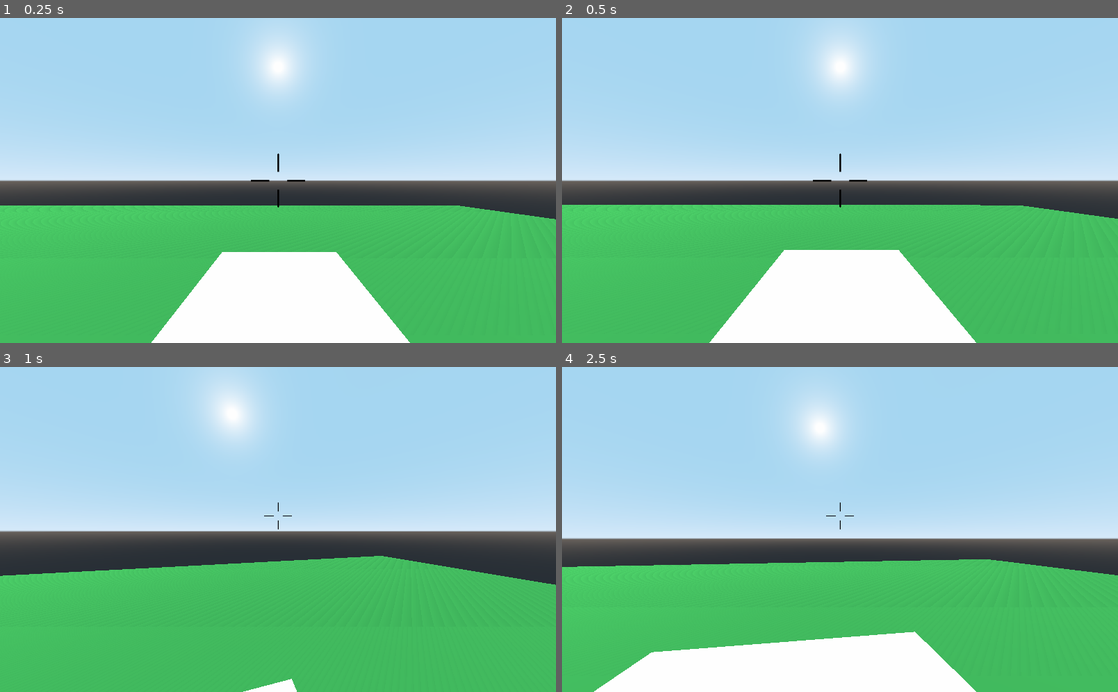
Above: before the commit, frames 1-4 (two rows, left to right).
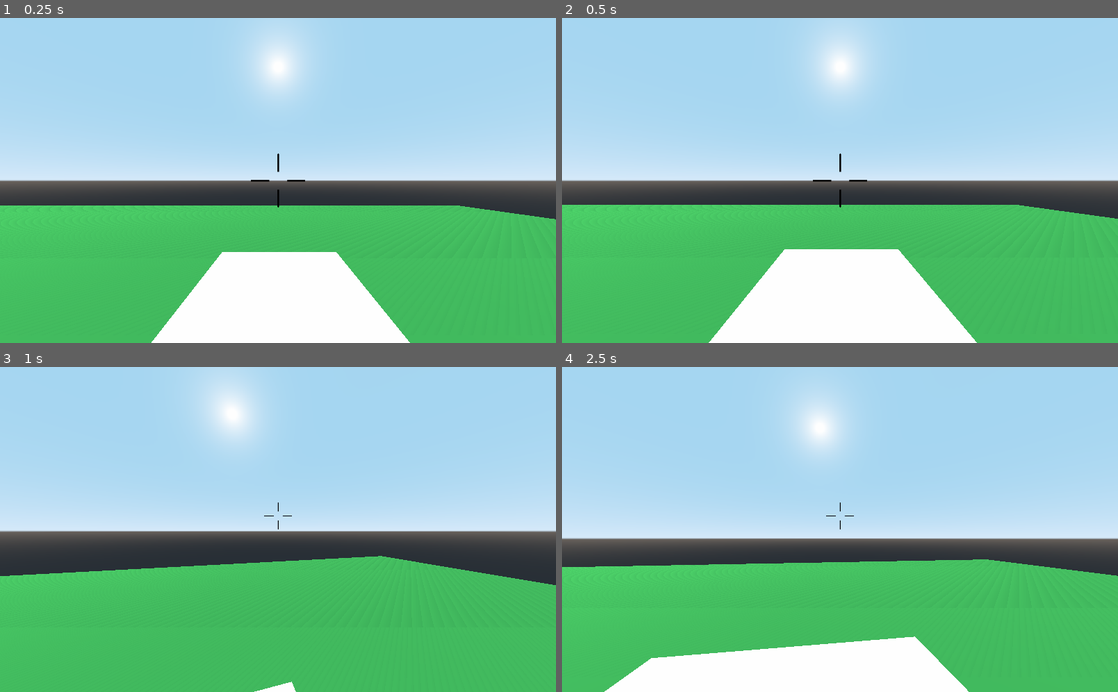
Above: after the commit, the same moments.

Repository: camgrodgers/senior-fps
Game: Godot game, scene res://Main.tscn
Same seed, same stepped clock (60 frames per second), same inputs: the game is played once before the commit and once after it.
Inputs (mouse positions are in pixels of both pictures, inside the frame that each line leads up to):
- Up to frame 1 (0.25 s): no input
- Up to frame 2 (0.5 s): no input
- Up to frame 3 (1 s): move the mouse to (305, 529) at 0.52 s; hold Up (move_forward) from 0.53 s (still down); tap C (crouch) at 0.6 s; tap Space (jump) at 0.77 s
- Up to frame 4 (2.5 s): keep holding Up (move_forward); move the mouse to (812, 529) at 1.27 s; tap Shift (sprint) at 1.35 s; tap Space (jump) at 1.52 s; move the mouse to (851, 523) at 2.02 s; click (851, 523) at 2.1 s

Frame 1 is identical in both runs. In frame 2, 0.1% of the frame differs, in the area x 26-99%, y 57-100%; in frame 3, 0.2%; in frame 4, 1.3%, in the area x 2-100%, y 59-100%.
Error before the commit: Invalid get index '0' (on base: 'Array'). (res://Enemies/Enemy.gd:145)
Error after the commit: Invalid get index '0' (on base: 'Array'). (res://Enemies/Enemy.gd:146)

Commit message:
minor tweaks

Diff:
--- a/Enemies/Enemy.gd
+++ b/Enemies/Enemy.gd
@@ -26,6 +26,7 @@
 	HOLD,
 	PATROL
 }
+
 
 var state = PATROL
 
--- a/Player/Player.gd
+++ b/Player/Player.gd
@@ -20,6 +20,7 @@
 		set_process(false)
 		set_physics_process(false)
 #		set_process_input(false)
+		return
 
 	# Movement
 	process_movement(delta)
@@ -40,9 +41,9 @@
 const DEACCEL: float = 16.0
 const MAX_SLOPE_ANGLE: int = 40
 
-enum PlayerStance{CROUCHING, STANDING}
+#enum PlayerStance{CROUCHING, STANDING}
+#var stance: int = PlayerStance.STANDING
 
-var stance: int = PlayerStance.STANDING
 var is_crouching = false
 var stamina = 100
 
@@ -85,19 +86,14 @@
 	var hvel: Vector3 = vel
 	hvel.y = 0
 
-	var target = direction
+	var target: Vector3 = direction
 	if (is_on_floor()):
 		target *= MAX_SPEED
 	else:
 		target *= AIR_CONTROL_SPEED
 		target += hvel
 
-	var accel
-
-	if direction.dot(hvel) > 0:
-		accel = ACCEL
-	else:
-		accel = DEACCEL
+	var accel: float = ACCEL if direction.dot(hvel) > 0 else DEACCEL
 
 	hvel = hvel.linear_interpolate(target, accel * delta)
 	vel.x = hvel.x
@@ -185,4 +181,4 @@
 
 ## Enemy/hazard interactions ##
 func hitboxes() -> Array:
-	return $Hitbox.get_children()
+	return $Hitboxes.get_children()
--- a/Player/Player.tscn
+++ b/Player/Player.tscn
@@ -6,11 +6,11 @@
 [ext_resource path="res://Equippables/TestGun.tscn" type="PackedScene" id=4]
 
 [sub_resource type="CapsuleShape" id=1]
-radius = 0.612344
+radius = 0.6
 height = 2.0
 
 [sub_resource type="CapsuleShape" id=2]
-radius = 0.5
+radius = 0.6
 
 [sub_resource type="BoxShape" id=3]
 extents = Vector3( 0.25, 0.25, 0.25 )
@@ -54,13 +54,13 @@
 
 [node name="TestGun" parent="CameraHolder/Camera/ItemHolder" instance=ExtResource( 4 )]
 
-[node name="Hitbox" type="Area" parent="."]
+[node name="Hitboxes" type="Area" parent="."]
 collision_layer = 0
 
-[node name="Head" type="CollisionShape" parent="Hitbox"]
+[node name="Head" type="CollisionShape" parent="Hitboxes"]
 transform = Transform( 1, 0, 0, 0, 1, 0, 0, 0, 1, 0, 2.00905, 0 )
 shape = SubResource( 3 )
 
-[node name="Body" type="CollisionShape" parent="Hitbox"]
+[node name="Body" type="CollisionShape" parent="Hitboxes"]
 transform = Transform( 1, 0, 0, 0, 1, 0, 0, 0, 1, 0, 0.695323, 0 )
 shape = SubResource( 4 )
